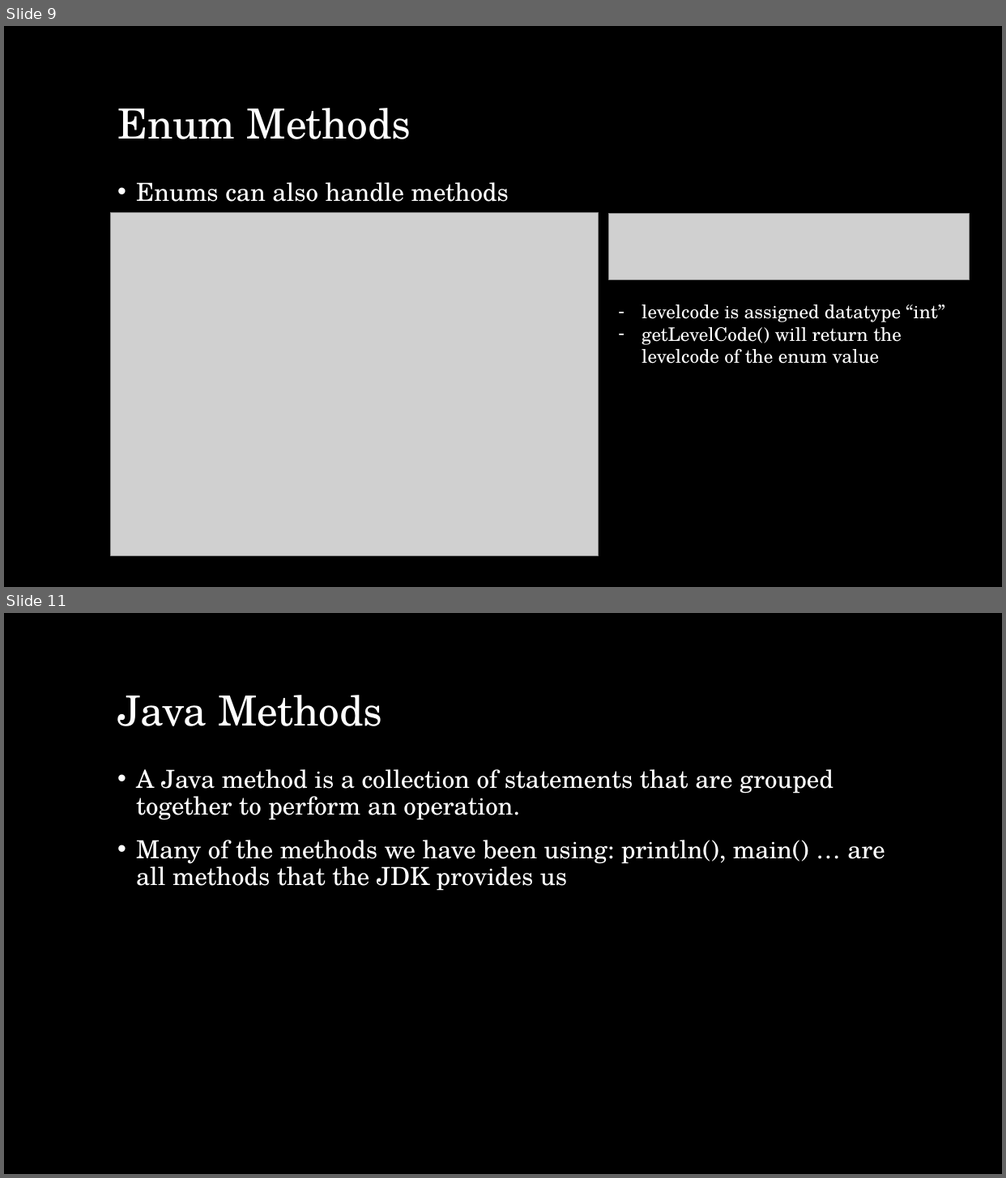
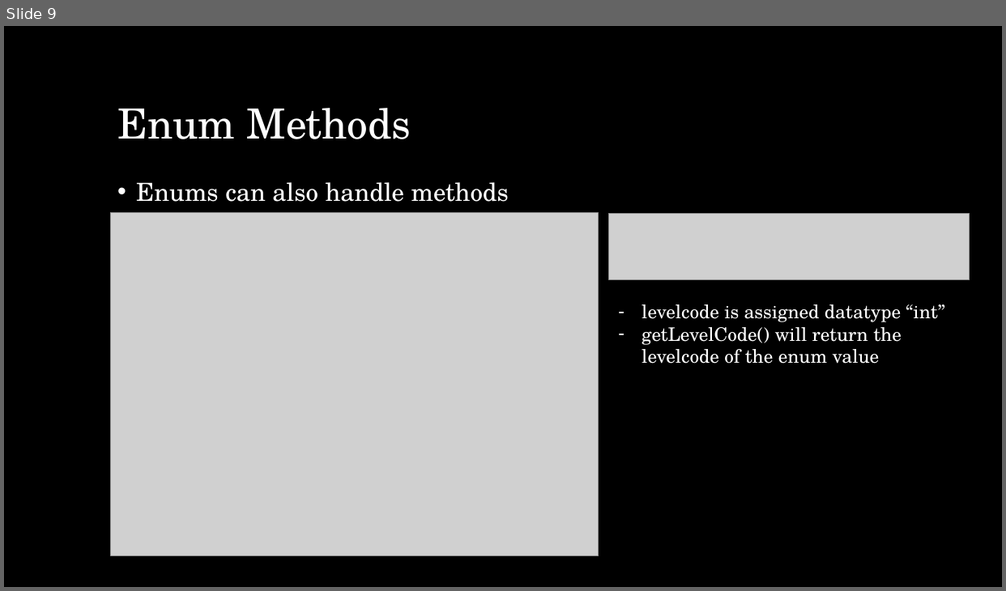
Before and after one commit to Mechanical-Advantage/Training2018, a slide deck: doc/java/slides/week4.pptx. Shown one above the other, each under a label of ours: slides 9 and 11 before the commit, slide 9 after it; the slides between them are not shown. The pictures are 1006x1178 and 1006x591 pixels, drawn with LibreOffice and Linux fonts; fonts in the diff are those of the drawing; grey boxes stand for pictures; background and template pictures are left out. Boxes give left, top, right and bottom in pixels: in the first picture for what was removed or moved away, otherwise in the second. Text is boxed around its words. In the diff, an @@ line names an element or a change of style, - is before the commit and + after.

```diff
--- a/doc/java/slides/week4.pptx
+++ b/doc/java/slides/week4.pptx
@@ slide 11 removed at (4,613,1002,1174), background picture (left out) @@
@@ title removed at (117,695,383,726) @@
-Java Methods
@@ text removed at (136,769,884,891) @@
-• A Java method is a collection of statements that are grouped together to perform an operation.
-• Many of the methods we have been using: println(), main() … are all methods that the JDK provides us
```
Also in this commit, not shown: 3 slides changed, 5 other slides removed, 1 other file.
